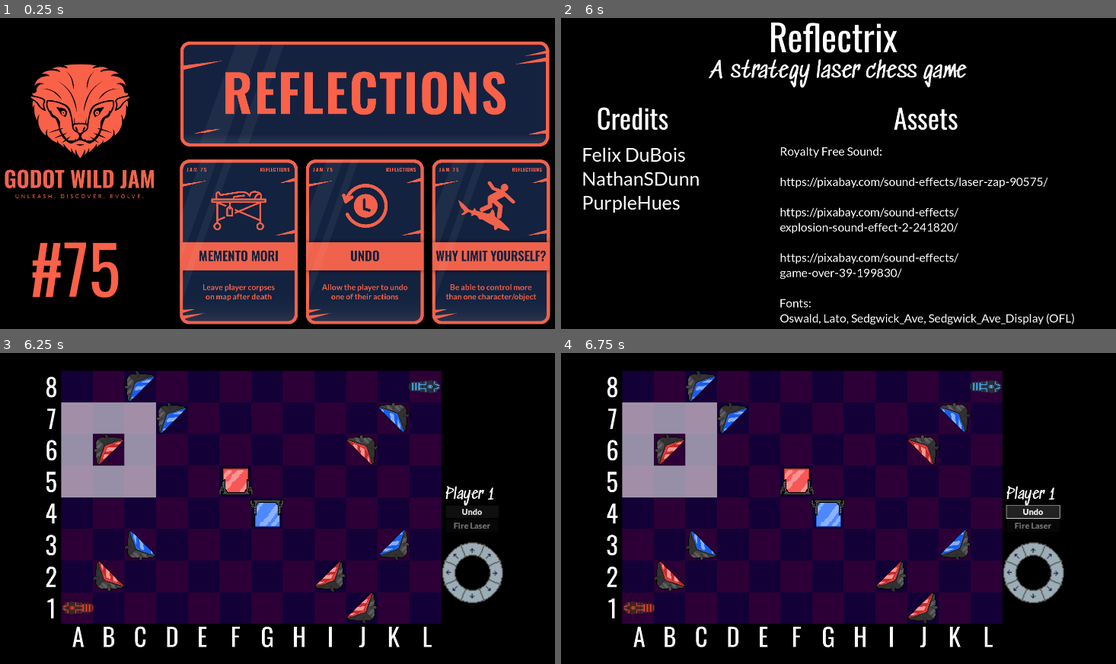
Above: before the commit, frames 1-4 (two rows, left to right).
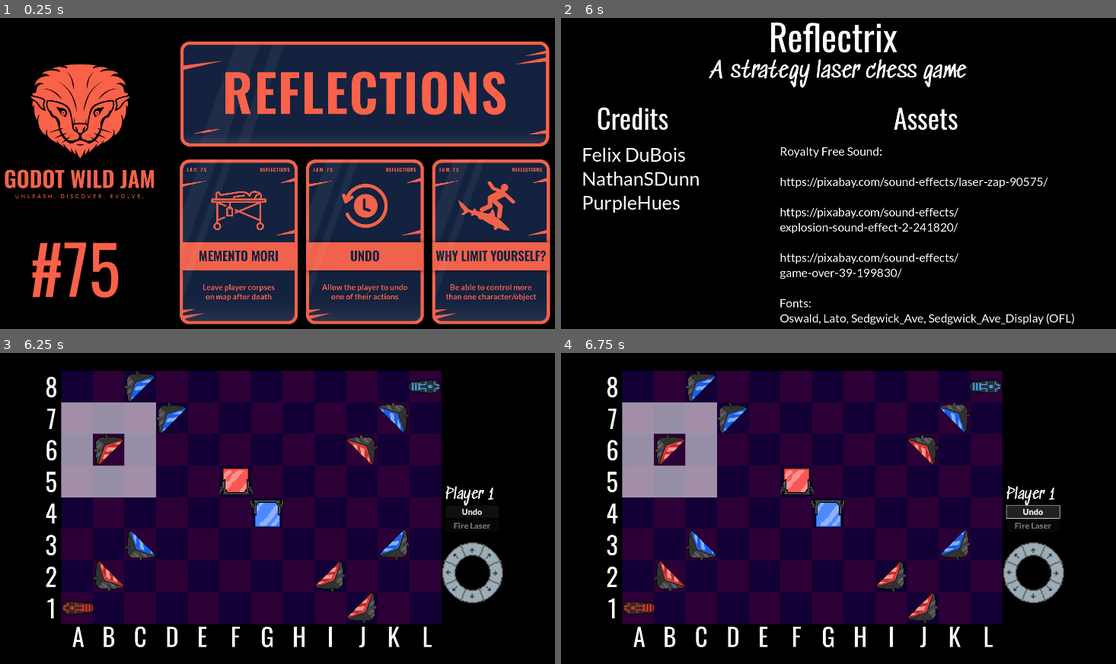
Above: after the commit, the same moments.

Repository: mzbrubak/Reflectix
Game: Godot game, scene res://Scenes/main.tscn
Same seed, same stepped clock (60 frames per second), same inputs: the game is played once before the commit and once after it.
Inputs (mouse positions are in pixels of both pictures, inside the frame that each line leads up to):
- Up to frame 1 (0.25 s): no input
- Up to frame 2 (6 s): tap Enter at 0.5, 2, 3.5 s; move the mouse to (977, 161) at 0.52 s; click (977, 161) at 0.67 s; tap Space at 1.25, 2.75, 4.25 s; move the mouse to (721, 195) at 1.27 s; click (721, 195) at 1.42 s; move the mouse to (905, 101) at 2.02 s; click (905, 101) at 2.17 s; move the mouse to (810, 245) at 2.77 s; click (810, 245) at 2.92 s; move the mouse to (1027, 229) at 3.52 s; click (1027, 229) at 3.67 s; move the mouse to (660, 126) at 4.27 s; click (660, 126) at 4.42 s; move the mouse to (871, 176) at 5.02 s; click (871, 176) at 5.17 s; move the mouse to (755, 92) at 5.77 s; click (755, 92) at 5.92 s
- Up to frame 3 (6.25 s): no input
- Up to frame 4 (6.75 s): click "Undo" at 6.5 s

Frames 1-2 are identical in both runs. In frame 3, less than 0.1% of the frame differs, in the area x 11-80%, y 8-85%; in frame 4, less than 0.1%.

Commit message:
Use outline for laser emitters

Diff:
--- a/Scenes/laseremitter.tscn
+++ b/Scenes/laseremitter.tscn
@@ -2,7 +2,7 @@
 
 [ext_resource type="Script" path="res://Scenes/laseremitter.gd" id="1_du4aj"]
 [ext_resource type="Script" path="res://Scenes/mirror_sprite_2d.gd" id="2_00luf"]
-[ext_resource type="Texture2D" uid="uid://78w0r6mdofcs" path="res://Art Assets/Gun1.png" id="2_8vje8"]
+[ext_resource type="Texture2D" uid="uid://mfy7l1f5bqn2" path="res://Art Assets/New_Gun-Sheet.png" id="2_luqqy"]
 [ext_resource type="PackedScene" uid="uid://be6uqcjerdu07" path="res://Scenes/laser.tscn" id="2_noqw7"]
 [ext_resource type="PackedScene" uid="uid://twyd70pvvlew" path="res://Scenes/selector.tscn" id="3_pk3ki"]
 [ext_resource type="AudioStream" uid="uid://chglxii5urjut" path="res://sfx/laser-zap-90575.mp3" id="6_vv2gb"]
@@ -26,7 +26,8 @@
 self_modulate = Color(1, 0.658616, 0.575707, 1)
 position = Vector2(4.76837e-07, 0)
 scale = Vector2(0.5, 0.5)
-texture = ExtResource("2_8vje8")
+texture = ExtResource("2_luqqy")
+hframes = 3
 vframes = 2
 script = ExtResource("2_00luf")
 selector = ExtResource("3_pk3ki")
@@ -36,9 +37,10 @@
 self_modulate = Color(0.658491, 0.790716, 1, 1)
 position = Vector2(4.76837e-07, 0)
 scale = Vector2(0.5, 0.5)
-texture = ExtResource("2_8vje8")
+texture = ExtResource("2_luqqy")
+hframes = 3
 vframes = 2
-frame = 1
+frame = 3
 script = ExtResource("2_00luf")
 selector = ExtResource("3_pk3ki")
 
